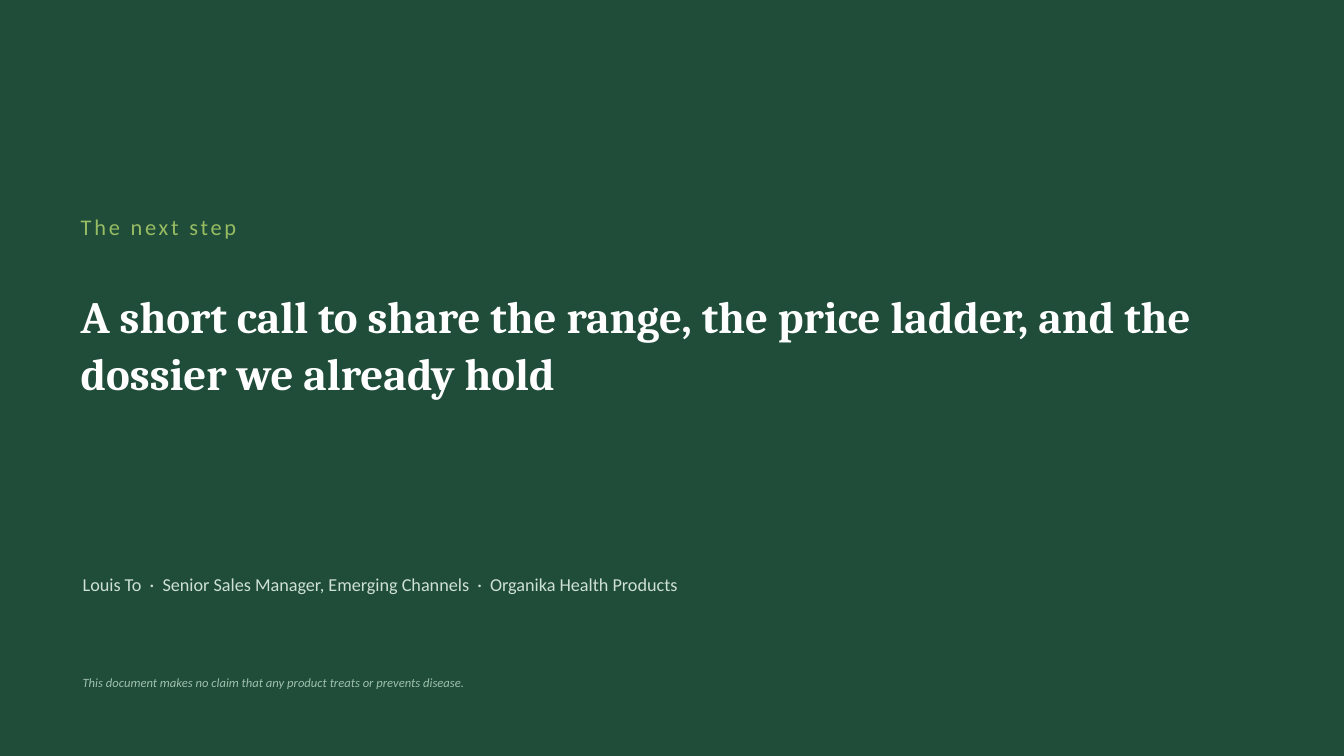
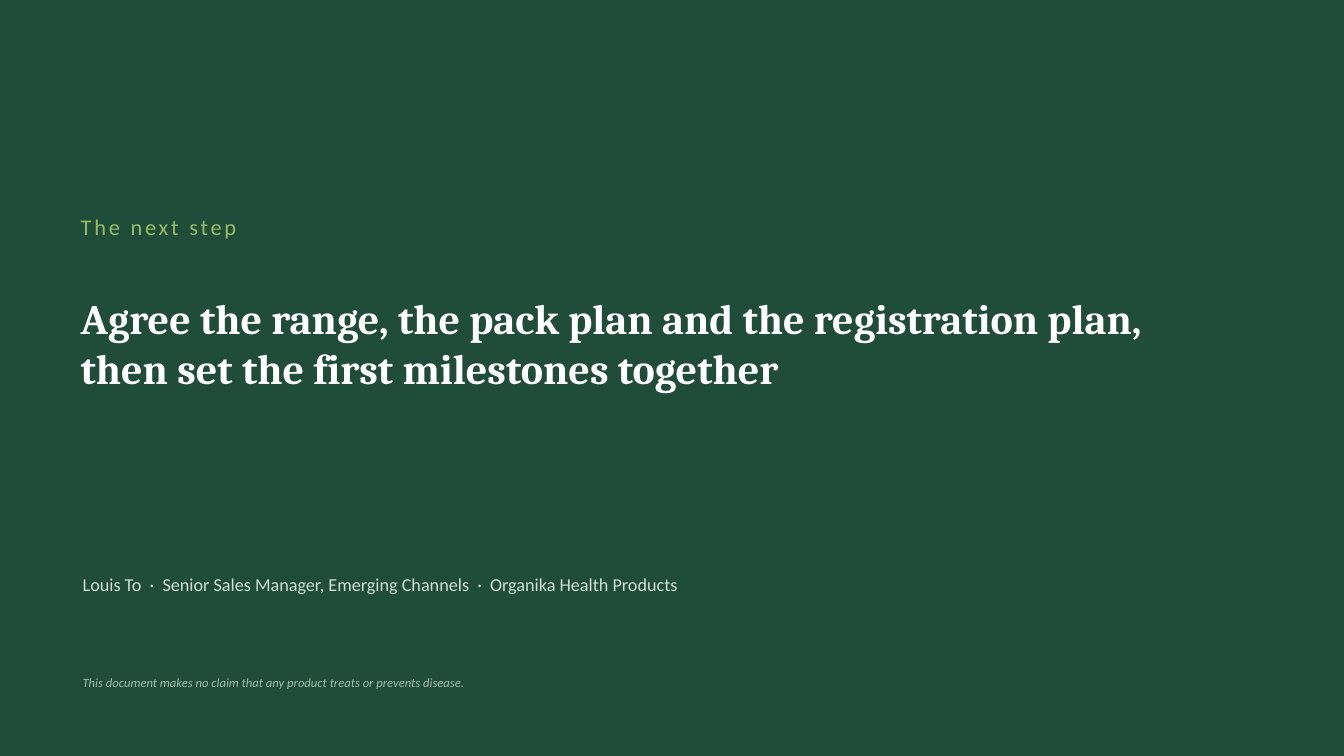
Before and after one commit to louisnto-cloud/my-first-project, a slide deck: slide 10 of vietnam-distributor-pitch.pptx. Drawn at 1344x756 pixels with LibreOffice and Linux fonts; fonts in the diff are those of the drawing. Boxes give left, top, right and bottom in pixels: in the first picture for what was removed or moved away, otherwise in the second. Text is boxed around its words. In the diff, an @@ line names an element or a change of style, - is before the commit and + after.

```diff
--- a/vietnam-distributor-pitch.pptx
+++ b/vietnam-distributor-pitch.pptx
@@ text at <box>81,304,1141,394</box>: text changed; size 32 to 30 pt @@
-A short call to share the range, the price ladder, and the dossier we already hold
+Agree the range, the pack plan and the registration plan, then set the first milestones together
```
Also in this commit, not shown: 9 other slides changed.
